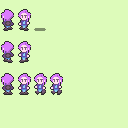
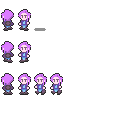
Revision of a layered (128, 128) image; what changed, layer by layer:
hid "Layer #1" over bbox(0, 0, 128, 128)
